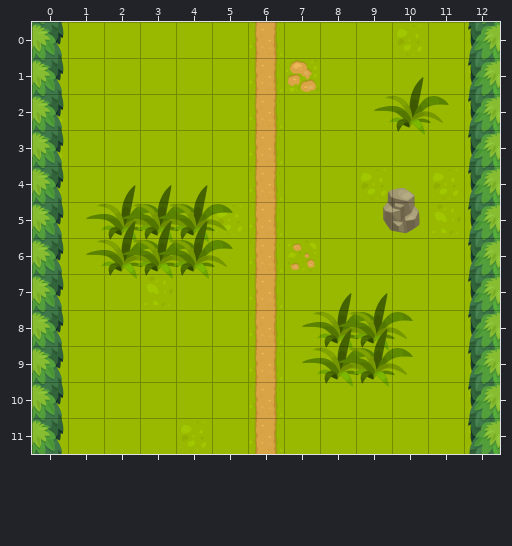
An edit to a level. Tiled map (JSON), assets/data/map/map02.json. The picture above was drawn from the file before the commit.
Cells are 256x256 px. Shown: x 0..12, y 0..11.
After the commit:
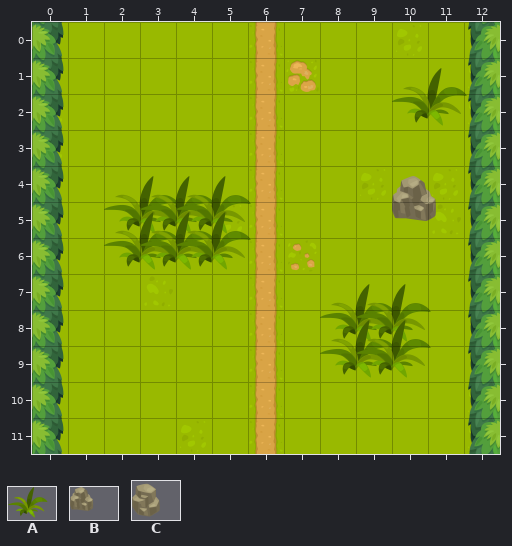
Key: from "small_object-0": A 2, B 12; from "very_small_object-0": C 28.
_ is an empty cell.
Objects are placed by their top-left corner, in cells (3,4 is the top-left corner of cell 3,4); size is 1x1 cell unless given.
Tiles of an added or newly shown layer are drawn over the layers below it.
From old to new:
Layer "objets" (removed):
removed: A at 9.5,1.5 size 2.5x1.7
removed: C at 9.8,4.5 size 1.8x1.5
removed: A at 1.5,4.5 size 2.5x1.7
removed: A at 2.5,4.5 size 2.5x1.7
removed: A at 3.5,4.5 size 2.5x1.7
removed: A at 1.5,5.5 size 2.5x1.7
removed: A at 2.5,5.5 size 2.5x1.7
removed: A at 3.5,5.5 size 2.5x1.7
removed: A at 7.5,7.5 size 2.5x1.7
removed: A at 8.5,7.5 size 2.5x1.7
removed: A at 7.5,8.5 size 2.5x1.7
removed: A at 8.5,8.5 size 2.5x1.7
Layer "herbes" (added):
y 2: x 10 _ -> A
y 5..6: x 2..4 ___ -> AAA
y 8..9: x 8..9 __ -> AA
Layer "roches" (added):
y 5: x 10 _ -> B
